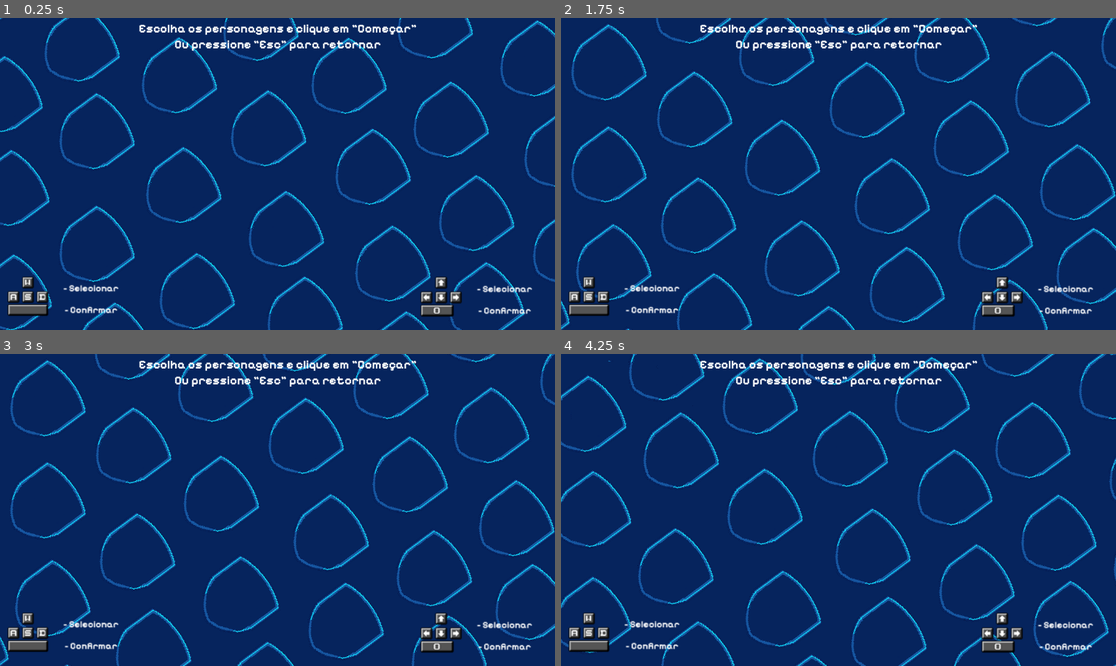
Above: before the commit, frames 1-4 (two rows, left to right).
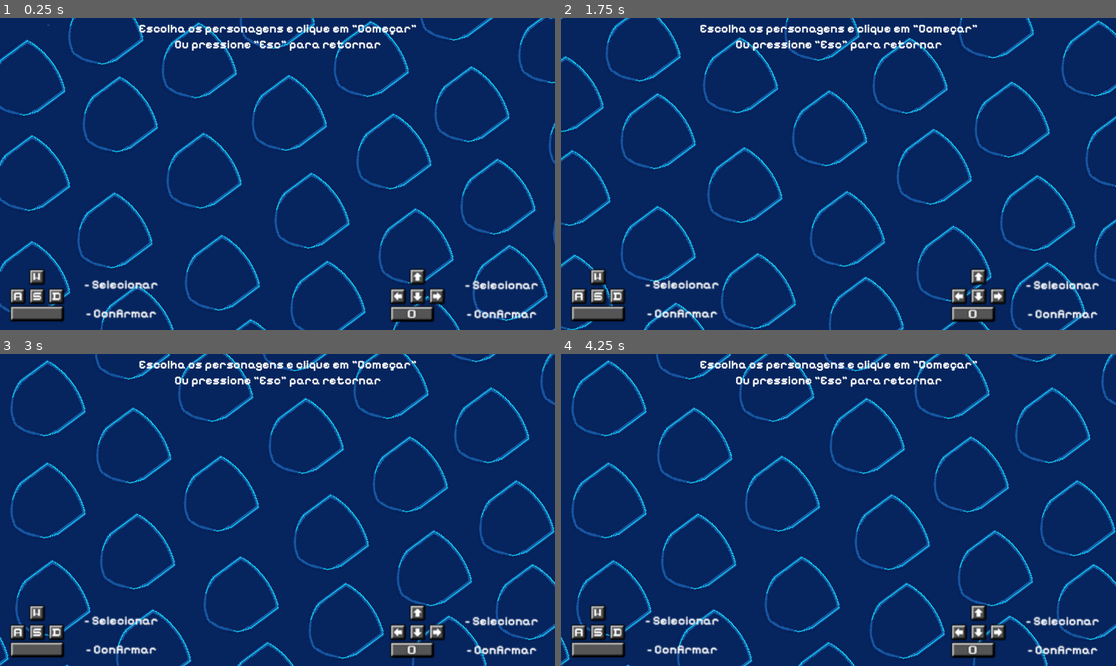
Above: after the commit, the same moments.

Repository: RailanTeles/UniFighters
Game: Godot game, scene res://selecao.tscn
Same seed, same stepped clock (60 frames per second), same inputs: the game is played once before the commit and once after it. This scene is started directly instead of the project's main scene. Sound files missing from this copy of the repository are replaced by a short silence.
Inputs:
- Up to frame 1 (0.25 s): no input
- Up to frame 2 (1.75 s): no input
- Up to frame 3 (3 s): no input
- Up to frame 4 (4.25 s): no input

The runs differ from the first frame. In frame 1, 17% of the frame differs, in the area x 0-100%, y 0-100%; in frame 2, 18%; in frame 3, 3.7%; in frame 4, 17%.

Commit message:
Update selecao.tscn

Diff:
--- a/selecao.tscn
+++ b/selecao.tscn
@@ -47,7 +47,7 @@
 sprite_frames = SubResource("SpriteFrames_hyemw")
 animation = &"idle"
 autoplay = "idle"
-frame_progress = 0.775229
+frame_progress = 0.0748073
 centered = false
 
 [node name="menuMusica" type="AudioStreamPlayer" parent="."]
@@ -72,35 +72,39 @@
 Ou pressione “Esc” para retornar"
 horizontal_alignment = 1
 
-[node name="controlesP1" type="TextureRect" parent="."]
+[node name="botoes" type="Control" parent="."]
+custom_minimum_size = Vector2(300, 0)
 layout_mode = 1
-anchors_preset = 2
-anchor_top = 1.0
-anchor_bottom = 1.0
-offset_left = 10.0
-offset_top = -118.0
-offset_right = 185.0
-offset_bottom = -54.0
-grow_vertical = 0
-scale = Vector2(1.5, 1.5)
-texture = ExtResource("4_hyemw")
-expand_mode = 1
-stretch_mode = 3
-
-[node name="controlesP2" type="TextureRect" parent="."]
-layout_mode = 1
-anchors_preset = 3
-anchor_left = 1.0
+anchors_preset = 12
 anchor_top = 1.0
 anchor_right = 1.0
 anchor_bottom = 1.0
-offset_left = -285.0
-offset_top = -118.0
-offset_right = -109.0
-offset_bottom = -53.0
+offset_top = -145.0
+grow_horizontal = 2
+grow_vertical = 0
+
+[node name="controlesP1" type="TextureRect" parent="botoes"]
+layout_mode = 1
+anchors_preset = 4
+anchor_top = 0.5
+anchor_bottom = 0.5
+offset_left = 13.0
+offset_top = -64.0
+offset_right = 363.0
+offset_bottom = 64.0
+grow_vertical = 2
+texture = ExtResource("4_hyemw")
+
+[node name="controlesP2" type="TextureRect" parent="botoes"]
+layout_mode = 1
+anchors_preset = 6
+anchor_left = 1.0
+anchor_top = 0.5
+anchor_right = 1.0
+anchor_bottom = 0.5
+offset_left = -350.0
+offset_top = -65.0
+offset_bottom = 65.0
 grow_horizontal = 0
-grow_vertical = 0
-scale = Vector2(1.5, 1.5)
+grow_vertical = 2
 texture = ExtResource("5_sofw2")
-expand_mode = 1
-stretch_mode = 1
